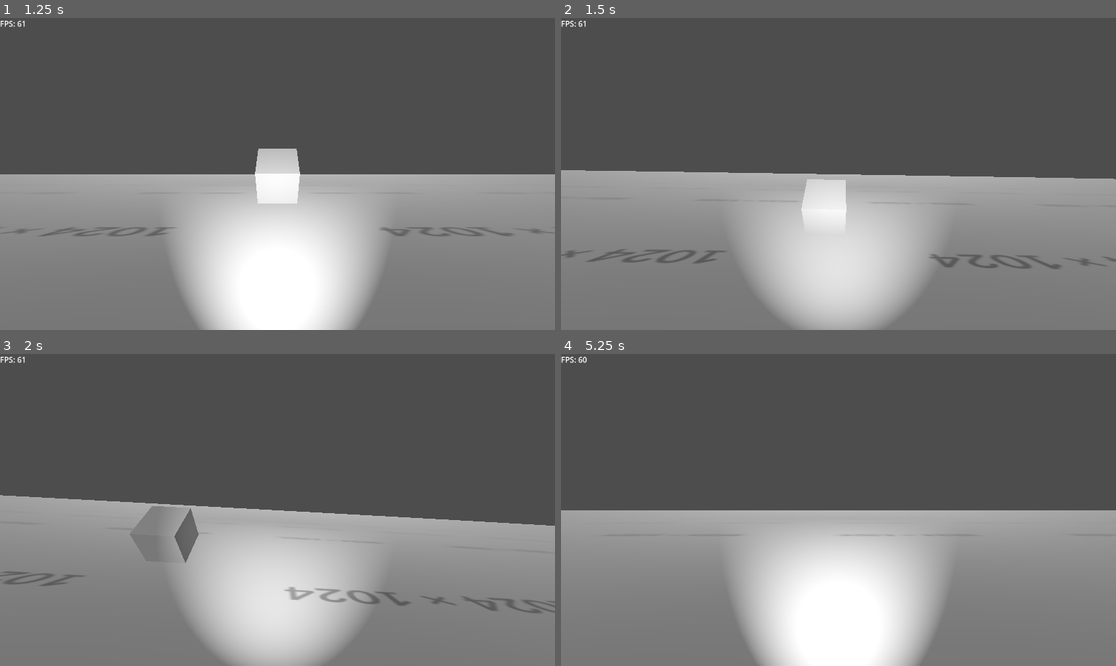
Above: before the commit, frames 1-4 (two rows, left to right).
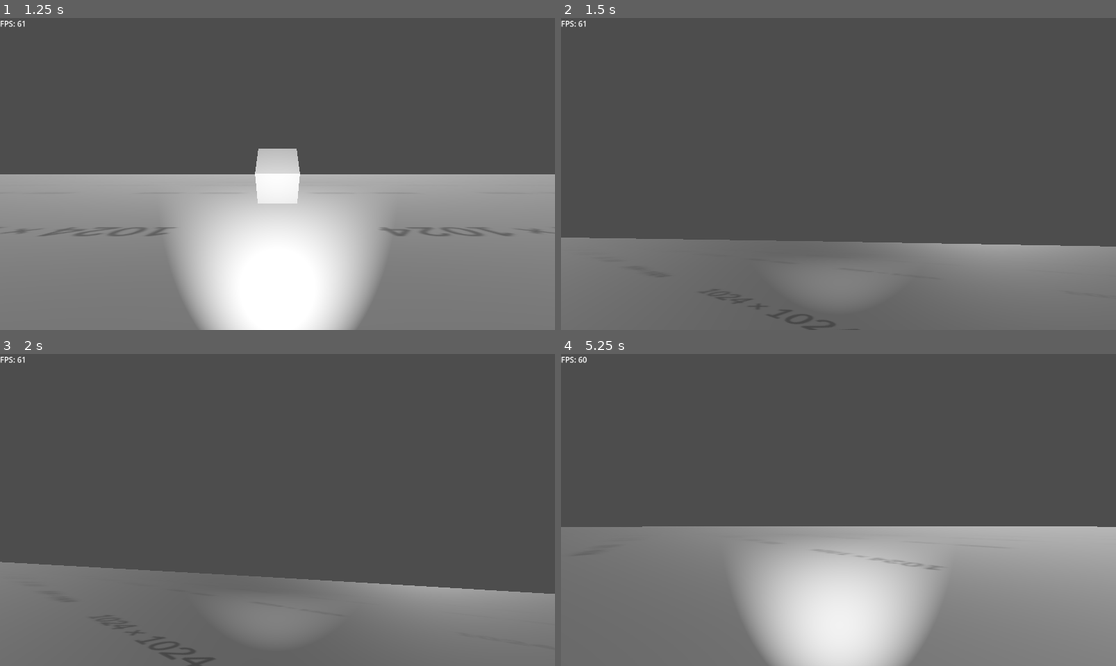
Above: after the commit, the same moments.

Repository: EpiclyRaspberry/Dodge-Onix-3D-Remaster
Game: Godot game, scene res://startemenu.tscn
Same seed, same stepped clock (60 frames per second), same inputs: the game is played once before the commit and once after it.
Inputs (mouse positions are in pixels of both pictures, inside the frame that each line leads up to):
- Up to frame 1 (1.25 s): click "start" at 0.5 s
- Up to frame 2 (1.5 s): tap Enter (ui_accept) at 1.25 s; move the mouse to (960, 158) at 1.27 s; hold D (right) from 1.28 s (still down); hold Enter (ui_accept) from 1.28 s (still down)
- Up to frame 3 (2 s): keep holding D (right); keep holding Enter (ui_accept)
- Up to frame 4 (5.25 s): move the mouse to (810, 510) at 2.02 s; release D (right) at 2.03 s; release Enter (ui_accept) at 2.03 s; hold W (forward) from 2.03 s (still down); tap Ctrl (crouch) at 2.1, 3.6, 5.1 s; tap Enter (ui_accept) at 2.27, 2.3, 2.57, 3.77, 3.8, 4.07 s; move the mouse to (849, 503) at 2.77 s; hold Enter (ui_accept) 2.78-3.53 s; move the mouse to (832, 516) at 3.52 s; move the mouse to (877, 513) at 4.27 s; hold Enter (ui_accept) 4.28-5.03 s; move the mouse to (794, 506) at 5.02 s

Frame 1 is identical in both runs. In frame 2, 31% of the frame differs, in the area x 0-100%, y 48-100%; in frame 3, 31%, in the area x 0-100%, y 45-100%; in frame 4, 19%.

Commit message:
speed up the player 1.3x per jump

Diff:
--- a/main.tscn
+++ b/main.tscn
@@ -48,13 +48,8 @@
 transform = Transform3D(1, 0, 0, 0, 1, 0, 0, 0, 1, 0, 0.692235, 0)
 doppler_tracking = 2
 
-[node name="SpotLight3D" type="SpotLight3D" parent="CharacterBody3D/Neck/Camera3D"]
-transform = Transform3D(1, 0, 0, 0, 1, 0, 0, 0, 1, 0, -0.692235, 0)
-light_energy = 16.0
-spot_range = 42.3564
-spot_angle = 30.8605
-
 [node name="Control" type="Control" parent="CharacterBody3D/Neck/Camera3D"]
+clip_contents = true
 layout_mode = 3
 anchors_preset = 8
 anchor_left = 0.5
@@ -67,6 +62,7 @@
 offset_bottom = 324.0
 grow_horizontal = 2
 grow_vertical = 2
+mouse_filter = 1
 
 [node name="fpslabel" type="RichTextLabel" parent="CharacterBody3D/Neck/Camera3D/Control"]
 layout_mode = 0
@@ -74,6 +70,12 @@
 offset_bottom = 40.0
 text = "FPS"
 fit_content = true
+
+[node name="SpotLight3D" type="SpotLight3D" parent="CharacterBody3D/Neck/Camera3D"]
+transform = Transform3D(1, 0, 0, 0, 1, 0, 0, 0, 1, 0, -0.692235, 0)
+light_energy = 16.0
+spot_range = 42.3564
+spot_angle = 30.8605
 
 [node name="ground" type="StaticBody3D" parent="."]
 transform = Transform3D(1, 0, 0, 0, 1, 0, 0, 0, 1, 0, -2.14033, 0)
--- a/player.gd
+++ b/player.gd
@@ -62,6 +62,7 @@
 	# Handle Jump.
 	if Input.is_action_pressed("ui_accept") and is_on_floor():
 		velocity.y = JUMP_VELOCITY
+		ACCERATION = ACCERATION*1.3
 
 	input_dir = Input.get_vector("left", "right", "forward", "back")
 	direction = (neck.transform.basis * Vector3(input_dir.x, 0, input_dir.y)).normalized()
